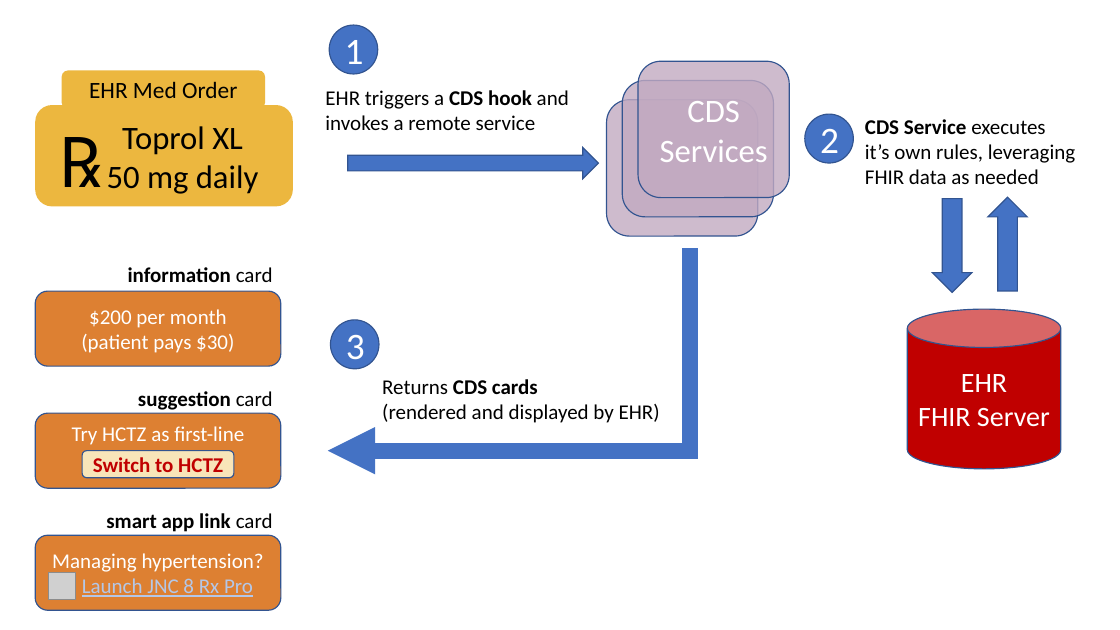
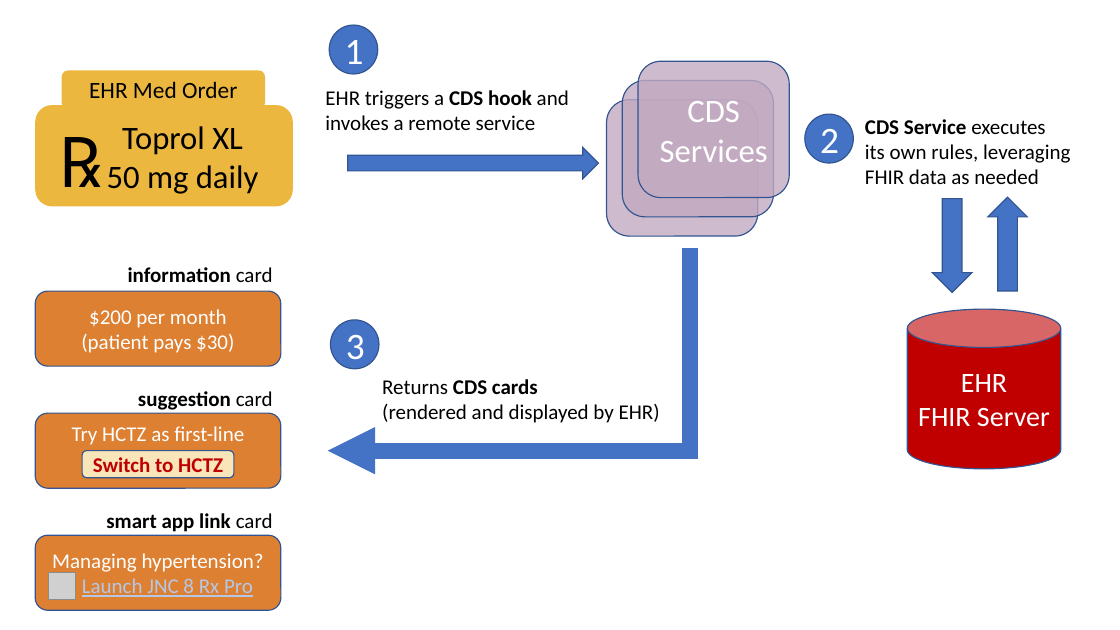
Before and after one commit to cds-hooks/docs, a slide deck: slide 1 of diagrams/cds-hooks-workflow.pptx. Drawn at 1120x630 pixels with LibreOffice and Linux fonts; fonts in the diff are those of the drawing; grey boxes stand for pictures. Boxes give left, top, right and bottom in pixels: in the first picture for what was removed or moved away, otherwise in the second. Text is boxed around its words. In the diff, an @@ line names an element or a change of style, - is before the commit and + after.

```diff
--- a/diagrams/cds-hooks-workflow.pptx
+++ b/diagrams/cds-hooks-workflow.pptx
@@ text at bbox=[865, 119, 1070, 184]: text changed @@
-CDS Service executes
-it’s own rules, leveraging FHIR data as needed
+CDS Service executes
+its own rules, leveraging FHIR data as needed
```
Also in this commit, not shown: 1 other file.
